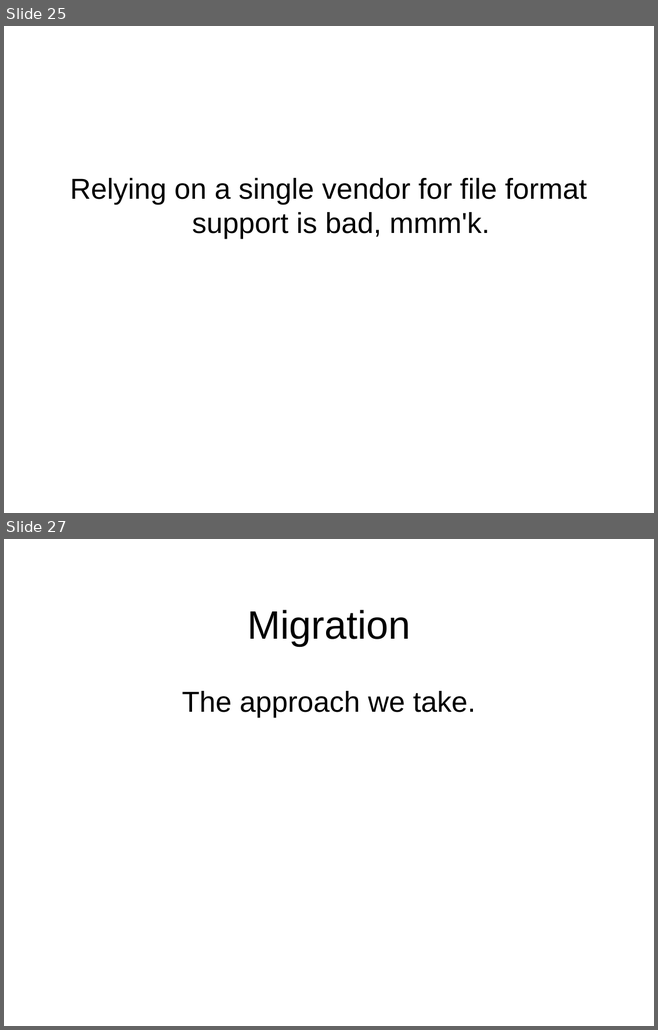
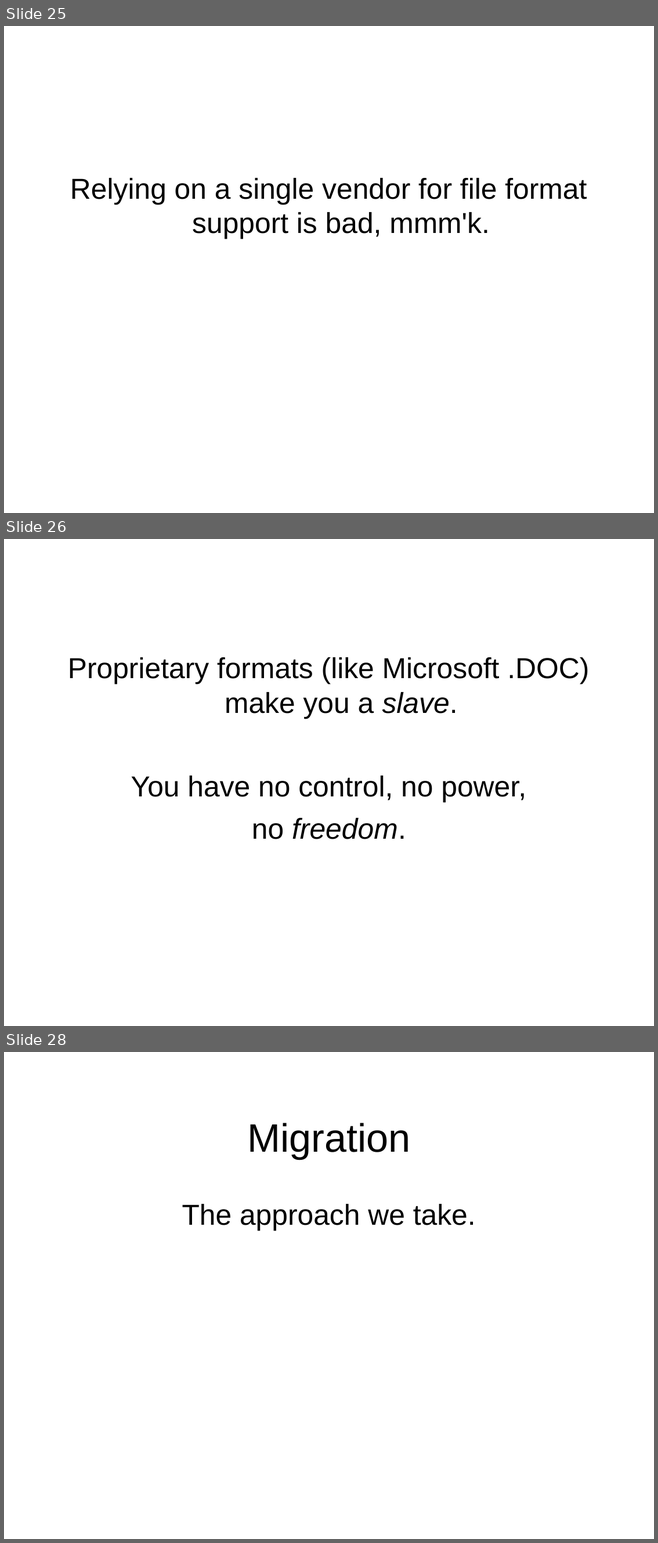
Before and after one commit to toneill/naa, a slide deck: doco/digital-preservation-chris-smart.odp. Shown one above the other, each under a label of ours: slides 25 and 27 before the commit, slides 25, 26 and 28 after it; the slides between them are not shown. The pictures are 658x1030 and 658x1543 pixels, drawn with LibreOffice and Linux fonts; fonts in the diff are those of the drawing; background and template pictures are left out. Boxes give left, top, right and bottom in pixels: in the first picture for what was removed or moved away, otherwise in the second. Text is boxed around its words. In the diff, an @@ line names an element or a change of style, - is before the commit and + after.

```diff
--- a/doco/digital-preservation-chris-smart.odp
+++ b/doco/digital-preservation-chris-smart.odp
@@ slide 26 added at [4, 539, 654, 1026], background picture (left out) @@
@@ text added at [68, 657, 589, 839], 32 pt, text #000000 @@
+Proprietary formats (like Microsoft .DOC) make you a slave.
+You have no control, no power,
+no freedom.
@@ what was slide 27 is now slide 28 @@
```
Also in this commit, not shown: 14 slides changed, 1 other slide added, 2 slides removed.
